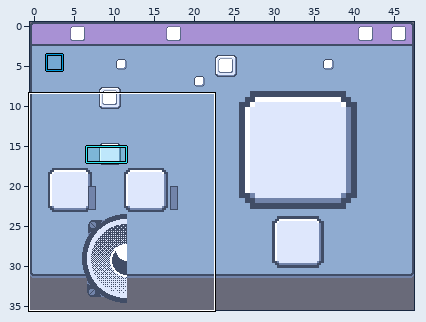
A LDtk project gets an edit: tiny-cli/src/main/resources/sfx/tiny-music-editor.ldtk. The picture above shows the old version from afar; the outline marks the close-up.
Close-up. As it was:
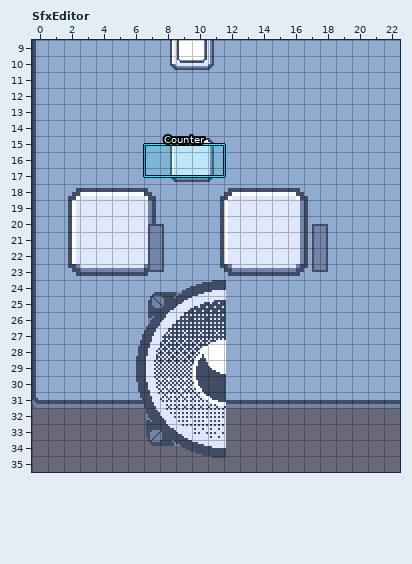
Cells are 8x8 px. Shown: SfxEditor x 0..22, y 9..35. The commit also changed other parts of the map, which this record leaves out.
After:
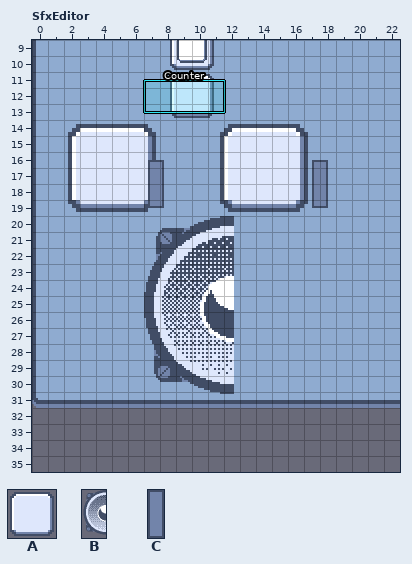
Key: from "Sprite_sheet": A 0, B 26, C 96.
Objects are placed by their top-left corner, in cells (3,4 is the top-left corner of cell 3,4); size is 1x1 cell unless given.
From the commit log: Add button to switch to music editor
From old to new:
Layer "Panels":
Object A "Panel" at 9.5,18 size 10x6 becomes A "Panel" at 9.5,14 size 10x6.
Object A "Panel" at 0.5,18 size 9x6 becomes A "Panel" at 0.5,14 size 9x6.
Object A "Panel" at 0.5,15 size 19x3 becomes A "Panel" at 0.5,11 size 19x3.
Layer "Widgets":
Object B "Speaker" at 3,24 size 12.2x12 becomes B "Speaker" at 3.5,20 size 12.2x12.
Object C "Fader" at 7.2,19 size 1x4.5 becomes C "Fader" at 7.2,15 size 1x4.5.
Object "Counter" rectangle at 7,15.5 size 5x2 becomes "Counter" rectangle at 7,11.5 size 5x2.
Object C "Fader" at 17.5,19 size 1x4.5 becomes C "Fader" at 17.5,15 size 1x4.5.
